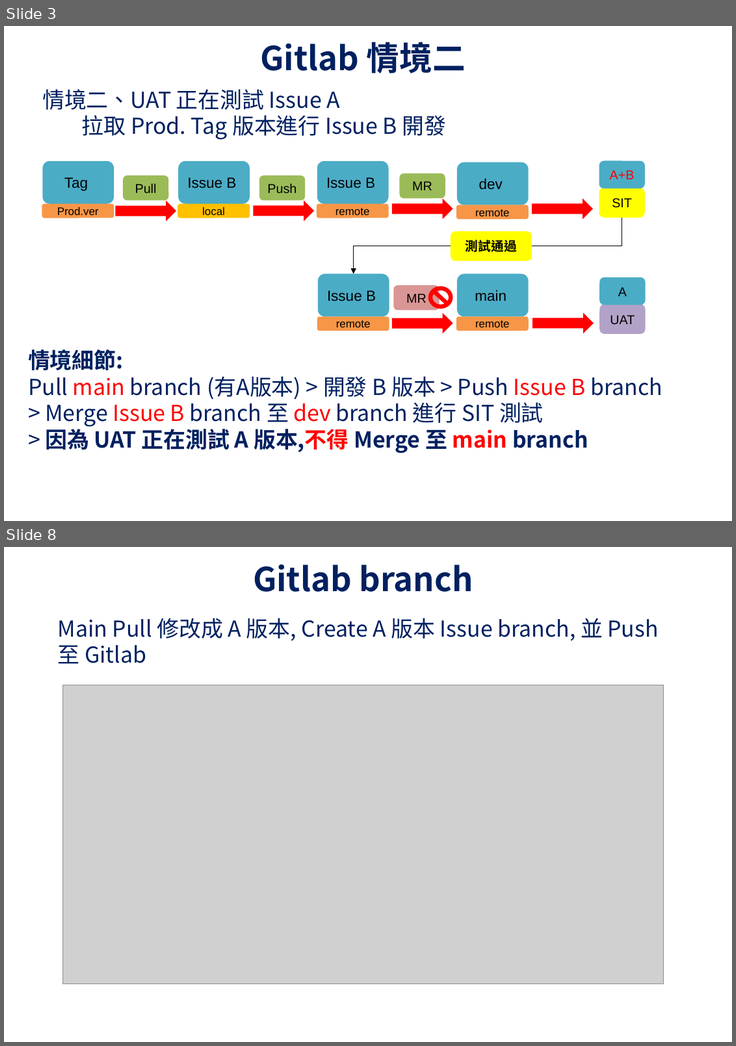
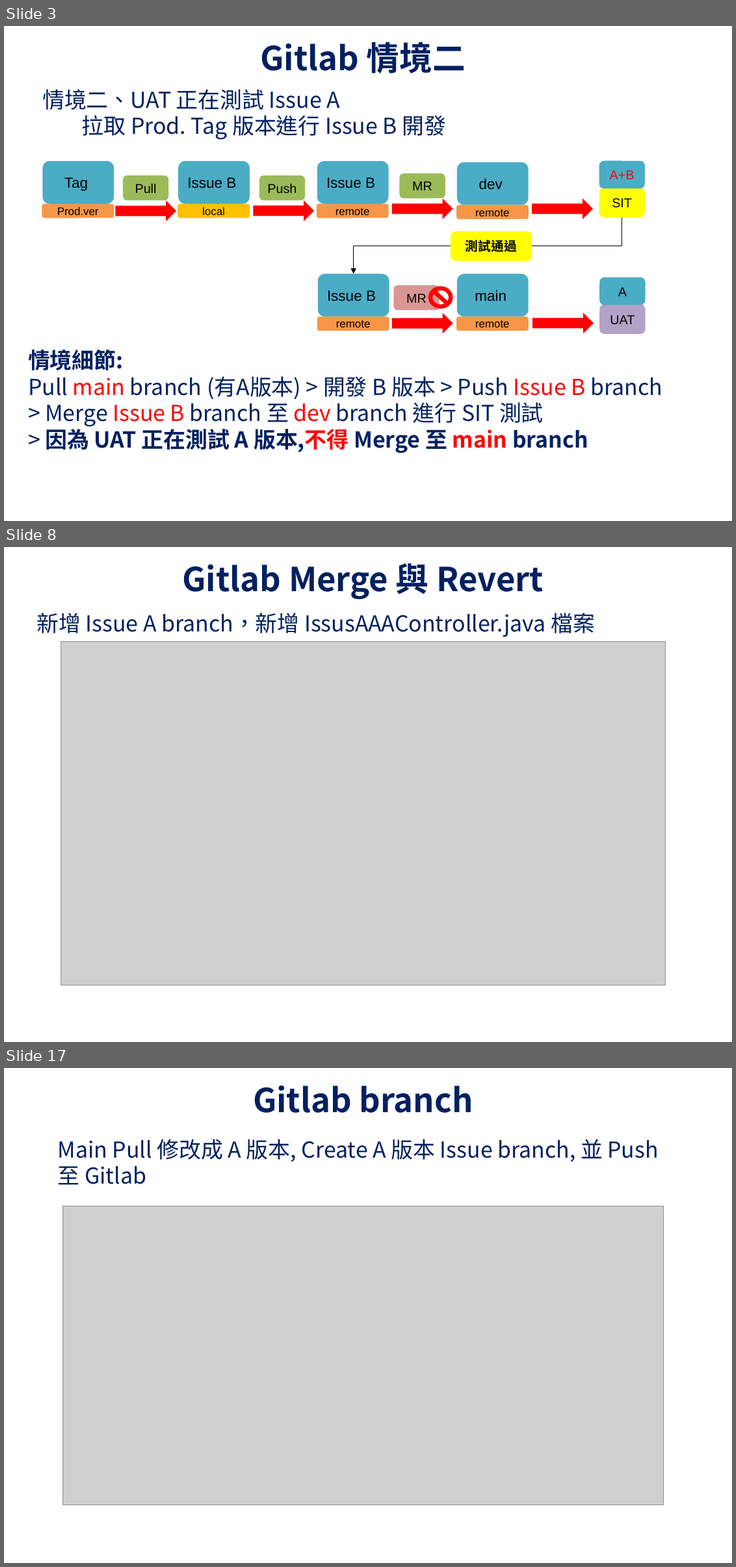
Before and after one commit to UDFWu/transfile, a slide deck: CICD Process.pptx. Shown one above the other, each under a label of ours: slides 3 and 8 before the commit, slides 3, 8 and 17 after it; the slides between them are not shown. The pictures are 736x1046 and 736x1567 pixels, drawn with LibreOffice and Linux fonts; fonts in the diff are those of the drawing; grey boxes stand for pictures; background and template pictures are left out. Boxes give left, top, right and bottom in pixels: in the first picture for what was removed or moved away, otherwise in the second. Text is boxed around its words. In the diff, an @@ line names an element or a change of style, - is before the commit and + after.

```diff
--- a/CICD Process.pptx
+++ b/CICD Process.pptx
@@ slide 8 added at (x1=4, y1=547, x2=732, y2=1042), background picture (left out) @@
@@ title added at (x1=183, y1=563, x2=544, y2=600), 36 pt, text #002060, bold @@
+Gitlab Merge 與 Revert
@@ text added at (x1=36, y1=613, x2=595, y2=637), 24 pt, text #002060 @@
+新增 Issue A branch，新增 IssusAAAController.java 檔案
@@ picture added at (x1=61, y1=642, x2=666, y2=986) @@
@@ what was slide 8 is now slide 17 @@
```
Also in this commit, not shown: 5 slides changed, 8 other slides added.
